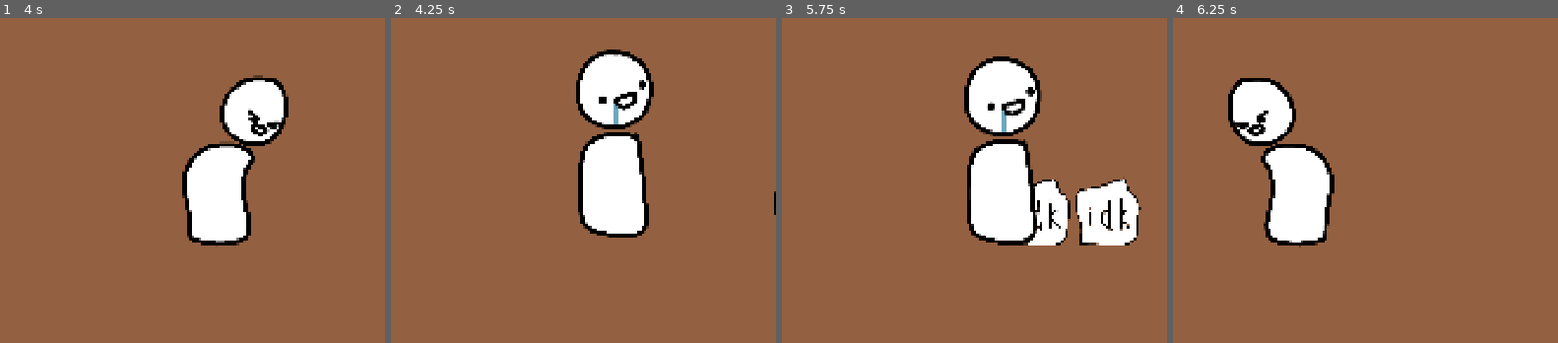
Above: before the commit, frames 1-4 (left to right).
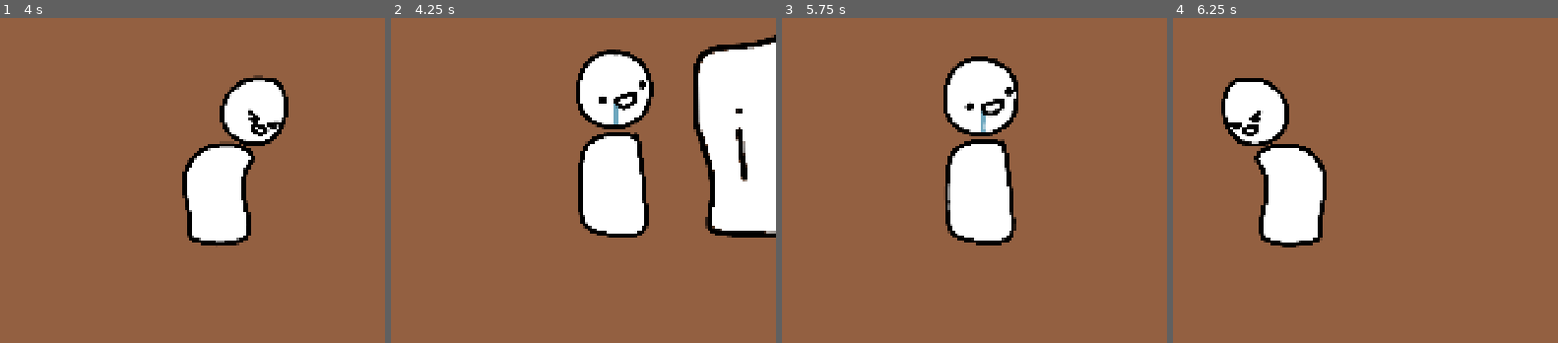
Above: after the commit, the same moments.

Repository: IMOitself/godot-game-idk
Game: Godot game, scene res://scenes/game.tscn
Two runs of this game, one before a commit and one after it. Both use one fixed random seed, a clock stepped at 60 frames per second and the inputs below.
Inputs (mouse positions are in pixels of both pictures, inside the frame that each line leads up to):
- Up to frame 1 (4 s): move the mouse to (261, 232) at 0.52 s; hold D (move_right) 0.53-2.03 s; click (261, 232) at 0.6 s; move the mouse to (73, 310) at 1.27 s; click (73, 310) at 1.35 s; move the mouse to (207, 99) at 2.02 s; hold A (move_left) 2.03-2.78 s; click (207, 99) at 2.1 s; move the mouse to (outside the picture) at 2.77 s; hold D (move_right) from 2.78 s (still down); click (outside the picture) at 2.85 s; move the mouse to (outside the picture) at 3.52 s; click (outside the picture) at 3.6 s
- Up to frame 2 (4.25 s): keep holding D (move_right)
- Up to frame 3 (5.75 s): move the mouse to (812, 154) at 4.27 s; release D (move_right) at 4.28 s; hold A (move_left) 4.28-5.03 s; click (812, 154) at 4.35 s; move the mouse to (966, 271) at 5.02 s; hold D (move_right) from 5.03 s (still down); click (966, 271) at 5.1 s
- Up to frame 4 (6.25 s): move the mouse to (1269, 73) at 5.77 s; release D (move_right) at 5.78 s; hold A (move_left) from 5.78 s (still down); click (1269, 73) at 5.85 s

Frame 1 is identical in both runs. In frame 2, 12% of the frame differs, in the area x 78-100%, y 5-68%; in frame 3, 13%, in the area x 41-94%, y 11-70%; in frame 4, 3.3%.

Commit message:
feat: remake item node based on https://www.youtube.com/watch?v=Y6kBFIIqH7M;
has a bug preventing player from entering item because of the collision of rigid body not fully disabled

Diff:
--- a/scenes/item.tscn
+++ b/scenes/item.tscn
@@ -1,32 +1,28 @@
-[gd_scene format=3 uid="uid://d033d4poyb1a"]
+[gd_scene format=3 uid="uid://duayalk25sbkd"]
 
-[ext_resource type="Texture2D" uid="uid://ecf735nhah5j" path="res://assets/items/item.png" id="1_4gq7n"]
-[ext_resource type="Script" uid="uid://biwdcp23fimbh" path="res://scripts/item.gd" id="1_s8enn"]
+[ext_resource type="Texture2D" uid="uid://ecf735nhah5j" path="res://assets/items/item.png" id="1_w3g62"]
+[ext_resource type="Script" uid="uid://biwdcp23fimbh" path="res://scripts/item.gd" id="1_x0jxx"]
 
-[sub_resource type="SpriteFrames" id="SpriteFrames_jpwme"]
-animations = [{
-"frames": [{
-"duration": 1.0,
-"texture": ExtResource("1_4gq7n")
-}],
-"loop": 1,
-"name": &"idle",
-"speed": 8.0
-}]
+[sub_resource type="RectangleShape2D" id="RectangleShape2D_jpwme"]
+size = Vector2(396, 769)
 
-[sub_resource type="RectangleShape2D" id="RectangleShape2D_w5ctp"]
-size = Vector2(173.33334, 726.6666)
+[node name="item" type="RigidBody2D" unique_id=1461723616]
+script = ExtResource("1_x0jxx")
 
-[node name="item" type="Area2D" unique_id=1869709803]
-script = ExtResource("1_s8enn")
+[node name="Sprite2D" type="Sprite2D" parent="." unique_id=623869612]
+texture = ExtResource("1_w3g62")
 
-[node name="AnimatedSprite2D" type="AnimatedSprite2D" parent="." unique_id=891852371]
-scale = Vector2(0.3, 0.3)
-sprite_frames = SubResource("SpriteFrames_jpwme")
-animation = &"idle"
-autoplay = "idle"
+[node name="rigidbody_collision" type="CollisionShape2D" parent="." unique_id=1933595592]
+position = Vector2(-6, -98.5)
+shape = SubResource("RectangleShape2D_jpwme")
 
-[node name="CollisionShape2D" type="CollisionShape2D" parent="." unique_id=909402360]
-position = Vector2(-0.9999962, -29.000004)
-scale = Vector2(0.3, 0.3)
-shape = SubResource("RectangleShape2D_w5ctp")
+[node name="Area2D" type="Area2D" parent="." unique_id=63915436]
+
+[node name="CollisionShape2D2" type="CollisionShape2D" parent="Area2D" unique_id=808741927]
+position = Vector2(-6, -98.5)
+shape = SubResource("RectangleShape2D_jpwme")
+
+[connection signal="ready" from="." to="." method="_on_ready"]
+[connection signal="body_entered" from="Area2D" to="." method="_on_area_2d_body_entered"]
+[connection signal="body_exited" from="Area2D" to="." method="_on_area_2d_body_exited"]
+[connection signal="ready" from="Area2D" to="." method="_on_area_2d_ready"]
--- a/scripts/item.gd
+++ b/scripts/item.gd
@@ -1,16 +1,48 @@
-extends Area2D
+extends RigidBody2D
 
-signal entered(item)
-signal exited(item)
+@onready var rigidbody_collision: CollisionShape2D = $rigidbody_collision
 
-func _ready() -> void:
-	body_entered.connect(_on_body_entered)
-	body_exited.connect(_on_body_exited)
+var isPickedUp := false
+var canPickUp := false
+var animationTime = 0.5
 
-func _on_body_entered(body):
-	if body.name == "player":
-		entered.emit(self)
+func _on_ready() -> void:
+	# deactivate physics of RigidBody :D
+	freeze = true
+	rigidbody_collision.disabled = true
 
-func _on_body_exited(body):
-	if body.name == "player":
-		exited.emit(self)
+func _on_area_2d_body_entered(body: Node2D) -> void:
+	if body == get_tree().get_first_node_in_group("player"):
+		if not isPickedUp: canPickUp = true
+
+func _on_area_2d_body_exited(body: Node2D) -> void:
+	if body == get_tree().get_first_node_in_group("player"):
+		canPickUp = false
+
+func _input(event: InputEvent) -> void:
+	var player = get_tree().get_first_node_in_group("player")
+	var isPlayerParent = get_parent() == player
+
+	if canPickUp and event.is_action_pressed("interaction"):
+		_pickup_animation()
+		isPickedUp = true
+		canPickUp = false
+
+	if isPickedUp and isPlayerParent and event.is_action_pressed("interaction"):
+		reparent(get_tree().current_scene)
+
+		freeze= false
+		rigidbody_collision.disabled = false
+
+		var xForce = player.get_direction() * 200
+		apply_impulse(Vector2(xForce,-200))
+
+func _pickup_animation():
+	var player = get_tree().get_first_node_in_group("player")
+	player.pick_up(animationTime)
+
+	var tween = get_tree().create_tween()
+	tween.tween_property(self, "global_position", player.global_position + Vector2(0, -14), animationTime)
+	await tween.finished
+
+	reparent(player)
--- a/scripts/player.gd
+++ b/scripts/player.gd
@@ -4,8 +4,10 @@
 const JUMP_VELOCITY = -200
 var selected_item = null
 var pickupped_item = null
+var is_interacting: bool = false
 
 @onready var last_pickupped_item: Area2D = $last_pickupped_item
+@onready var anim: AnimatedSprite2D = $AnimatedSprite2D
 
 # ============================================================
 #
@@ -29,33 +31,24 @@
 	selected_item.queue_free()
 	selected_item = null
 
-# ============================================================
-#
-# SELECTABLE ITEMS LOGIC
-#
-# ============================================================
+func pick_up(duration):
+	set_physics_process(false)
 
-func _on_item_entered(item):
-	# old
-	if selected_item and selected_item != item:
-		selected_item.scale = Vector2(1, 1)
+	anim.play("interact")
 
-	selected_item = item
-	selected_item.scale = Vector2(1.1, 1.1)
+	await get_tree().create_timer(duration).timeout
 
-func _on_item_exited(item):
-	if selected_item == item:
-		selected_item.scale = Vector2(1, 1)
-		selected_item = null
+	set_physics_process(true)
+
+func get_direction():
+	if anim.flip_h: return -1
+	else: return 1
 
 # ============================================================
 #
 # ANIMATIONS AND INPUTS LOGIC
 #
 # ============================================================
-
-@onready var anim: AnimatedSprite2D = $AnimatedSprite2D
-var is_interacting: bool = false
 
 func _physics_process(delta: float) -> void:
 	if not is_on_floor(): velocity += get_gravity() * delta
--- a/scripts/spawners/spawner_1.gd
+++ b/scripts/spawners/spawner_1.gd
@@ -1,6 +1,6 @@
 extends Area2D
 
-const ITEM = preload("uid://d033d4poyb1a")
+const ITEM = preload("uid://duayalk25sbkd")
 const SPAWN_Y = 400
 
 @onready var collision_shape: CollisionShape2D = $CollisionShape2D
@@ -23,11 +23,10 @@
 	var x = randf_range(-half_width, half_width)
 
 	var item = ITEM.instantiate()
+	item.add_to_group("items")
+	item.scale = Vector2(0.5, 0.5)
 	item.position = collision_shape.position + Vector2(x, SPAWN_Y)
-	item.add_to_group("items")
 	var player = get_tree().current_scene.get_node("player")
-	item.entered.connect(player._on_item_entered)
-	item.exited.connect(player._on_item_exited)
 	add_child(item)
 
 func clear_all_items():
